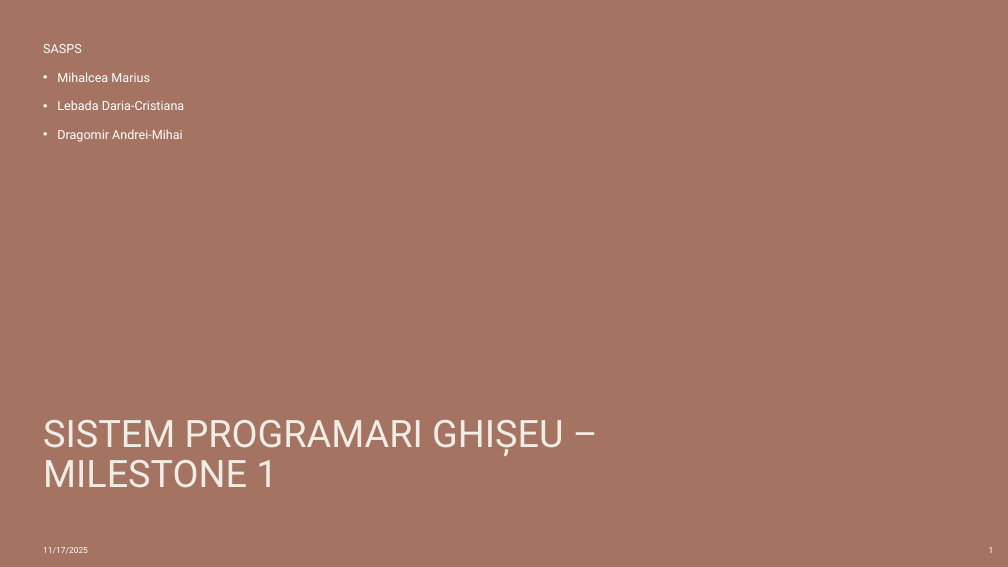
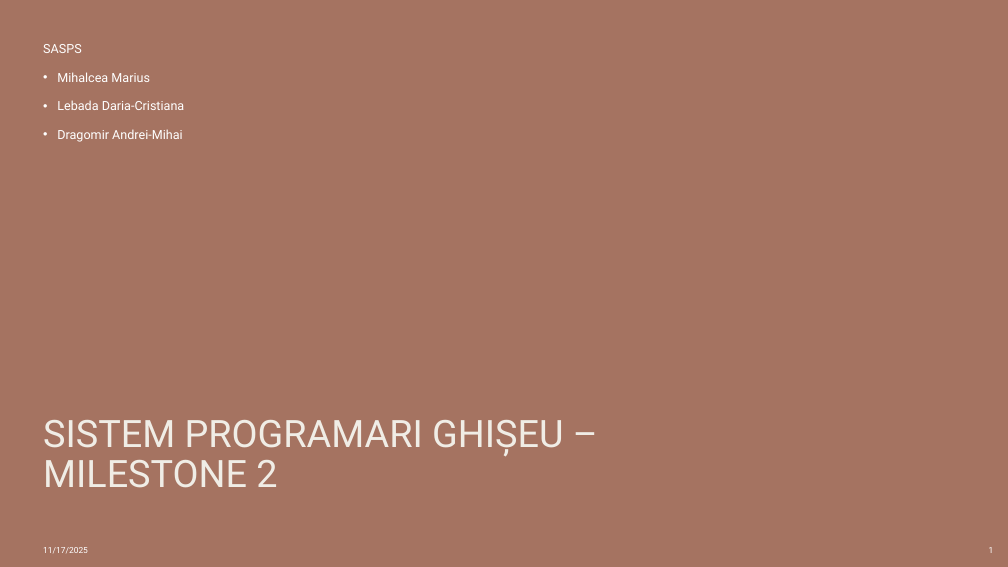
Before and after one commit to mmihalcea/sasps-project, a slide deck: slide 1 of Sistem programari ghișeu – MILESTONE 2.pptx. Drawn at 1008x567 pixels with LibreOffice and Linux fonts; fonts in the diff are those of the drawing. Boxes give left, top, right and bottom in pixels: in the first picture for what was removed or moved away, otherwise in the second. Text is boxed around its words. In the diff, an @@ line names an element or a change of style, - is before the commit and + after.

Commit message:
trim ai

```diff
--- a/Sistem programari ghișeu – MILESTONE 2.pptx
+++ b/Sistem programari ghișeu – MILESTONE 2.pptx
@@ title at <box>43,420,563,488</box>: text changed @@
-SISTEM PROGRAMARI GHIȘEU – MILESTONE 1
+SISTEM PROGRAMARI GHIȘEU – MILESTONE 2
```
